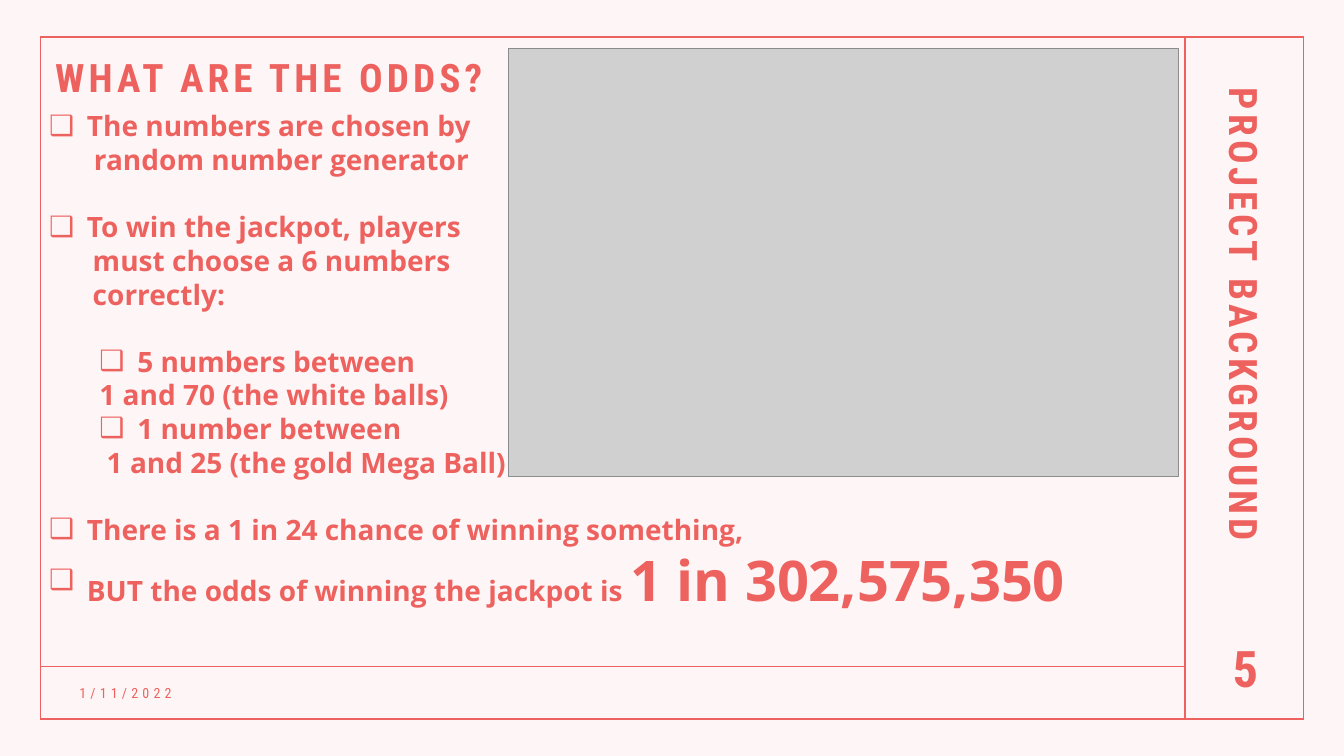
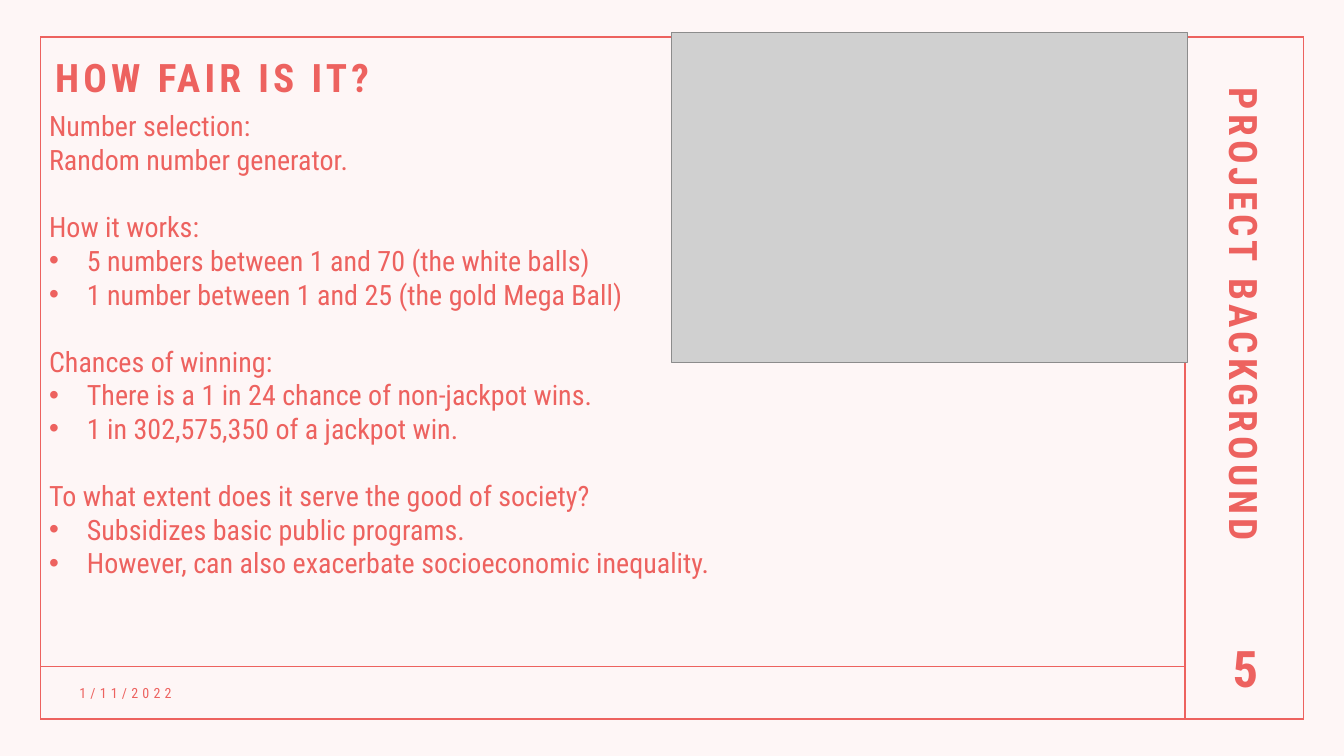
Before and after one commit to AlbiKovi/DSO110---Final-Group-Project, a slide deck: slide 5 of Is the Mega Millions a Mega Trap.pptm. Drawn at 1344x756 pixels with LibreOffice and Linux fonts; fonts in the diff are those of the drawing; grey boxes stand for pictures. Boxes give left, top, right and bottom in pixels: in the first picture for what was removed or moved away, otherwise in the second. Text is boxed around its words. In the diff, an @@ line names an element or a change of style, - is before the commit and + after.

```diff
--- a/Is the Mega Millions a Mega Trap.pptm
+++ b/Is the Mega Millions a Mega Trap.pptm
@@ picture: place and size @@
-picture at (509, 48, 1179, 476)
+picture at (673, 32, 1189, 362)
@@ text at (312, 64, 347, 92): text changed @@
-WHAT ARE THE ODDS?
+HOW FAIR IS IT?
@@ text at (49, 115, 709, 579): text changed; font Open Sans to Roboto Condensed; bold off @@
-❑ The numbers are chosen by
-random number generator
-❑ To win the jackpot, players
-must choose a 6 numbers
-correctly:
-  ❑ 5 numbers between
-  1 and 70 (the white balls)
-  ❑ 1 number between
-  1 and 25 (the gold Mega Ball)
-❑ There is a 1 in 24 chance of winning something,
-❑ BUT the odds of winning the jackpot is 1 in 302,575,350
+Number selection:
+Random number generator.
+How it works:
+• 5 numbers between 1 and 70 (the white balls)
+• 1 number between 1 and 25 (the gold Mega Ball)
+Chances of winning:
+• There is a 1 in 24 chance of non-jackpot wins.
+• 1 in 302,575,350 of a jackpot win.
+To what extent does it serve the good of society?
+• Subsidizes basic public programs.
+• However, can also exacerbate socioeconomic inequality.
```
Also in this commit, not shown: 2 other slides changed, 5 slides added.
